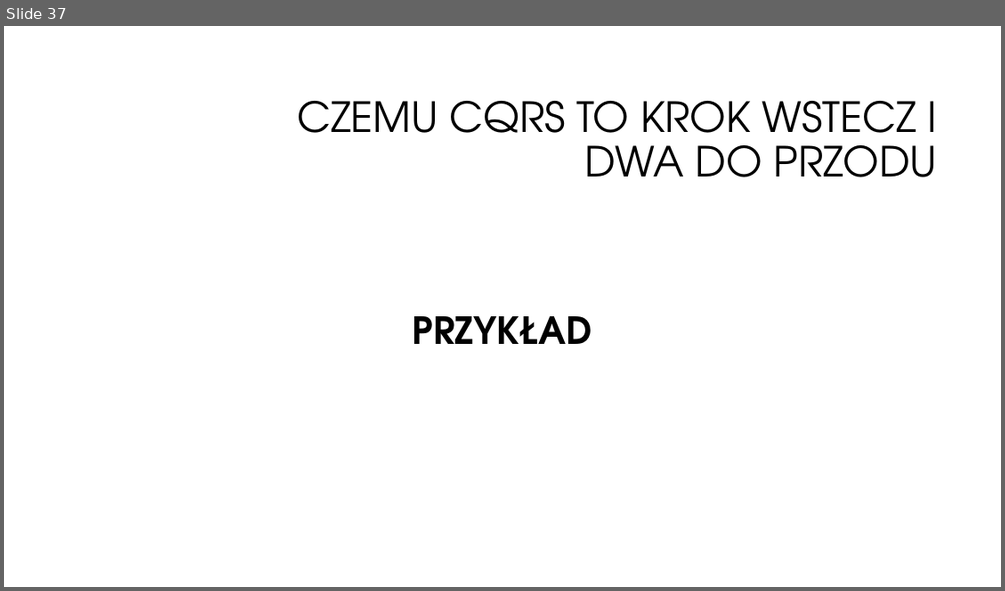
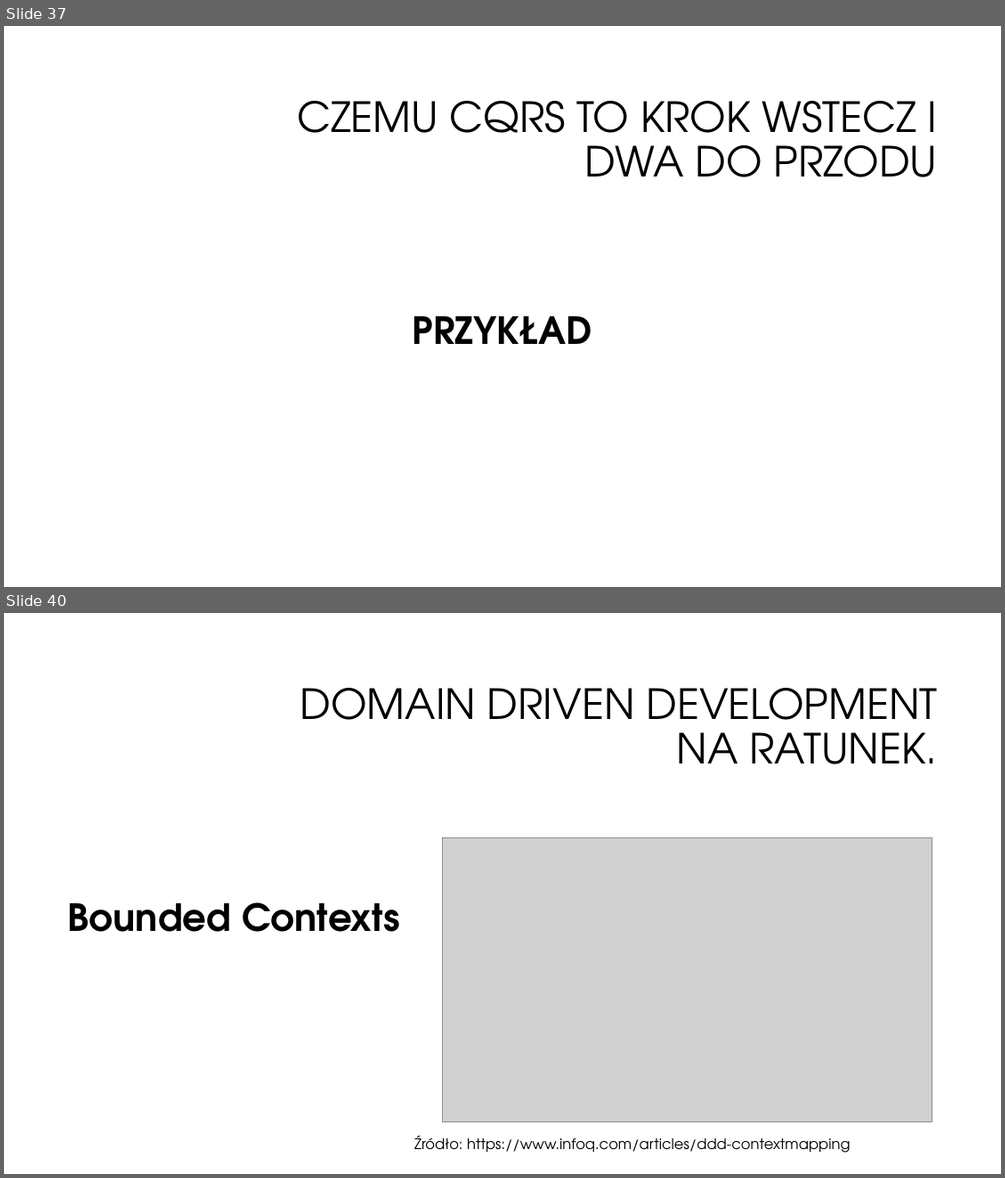
Before and after one commit to oskardudycz/EventSourcing.NetCore, a slide deck: Slides.pptx. Shown one above the other, each under a label of ours: slide 37 before the commit, slides 37 and 40 after it; the slides between them are not shown. The pictures are 1005x591 and 1005x1178 pixels, drawn with LibreOffice and Linux fonts; fonts in the diff are those of the drawing; grey boxes stand for pictures; background and template pictures are left out. Boxes give left, top, right and bottom in pixels: in the first picture for what was removed or moved away, otherwise in the second. Text is boxed around its words. In the diff, an @@ line names an element or a change of style, - is before the commit and + after.

```diff
--- a/Slides.pptx
+++ b/Slides.pptx
@@ slide 40 added at (4, 613, 1001, 1174), background #FFFFFF @@
@@ title added at (300, 688, 938, 764), 40 pt, text #000000 @@
+DOMAIN DRIVEN DEVELOPMENT NA RATUNEK.
@@ picture added at (443, 838, 932, 1121) @@
@@ text added at (67, 902, 399, 932), 36 pt, text #000000, bold @@
+Bounded Contexts
@@ text added at (414, 1135, 850, 1152), 14 pt, text #000000 @@
+Źródło: https://www.infoq.com/articles/ddd-contextmapping
```
Also in this commit, not shown: 1 slide changed, 4 other slides added, 1 slide removed.
